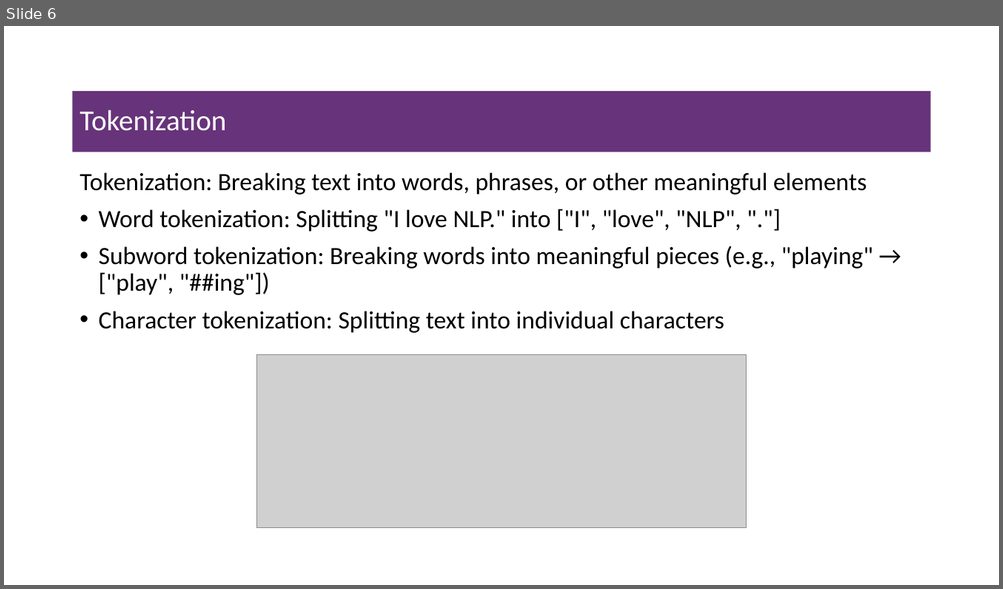
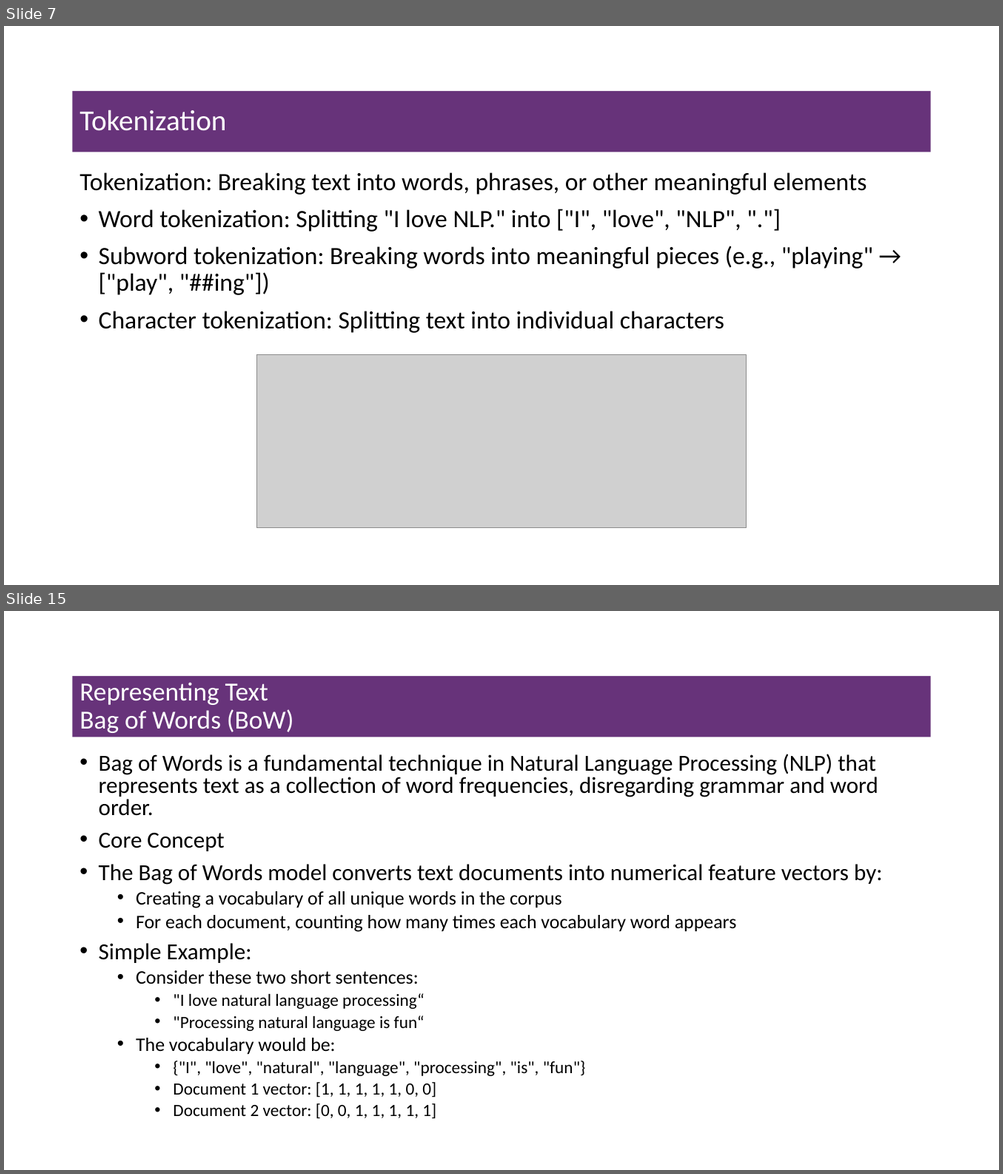
Before and after one commit to msfasha/307307-BI-Methods, a slide deck: 20242-NLP-LLM/lecture notes/Part 1 - Introduction to NLP/1-introduction to NLP.pptx. Shown one above the other, each under a label of ours: slide 6 before the commit, slides 7 and 15 after it; the slides between them are not shown. The pictures are 1003x589 and 1003x1174 pixels, drawn with LibreOffice and Linux fonts; fonts in the diff are those of the drawing; grey boxes stand for pictures; background and template pictures are left out. Boxes give left, top, right and bottom in pixels: in the first picture for what was removed or moved away, otherwise in the second. Text is boxed around its words. In the diff, an @@ line names an element or a change of style, - is before the commit and + after.

```diff
--- a/20242-NLP-LLM/lecture notes/Part 1 - Introduction to NLP/1-introduction to NLP.pptx
+++ b/20242-NLP-LLM/lecture notes/Part 1 - Introduction to NLP/1-introduction to NLP.pptx
@@ slide 15 added at (x1=4, y1=611, x2=999, y2=1170), background #FFFFFF @@
@@ title added at (x1=73, y1=676, x2=930, y2=737), fill #67337A, 25.2 pt, text #FFFFFF @@
+Representing Text
+Bag of Words (BoW)
@@ text added at (x1=99, y1=754, x2=882, y2=1119), 22.2 pt, text #000000 @@
+• Bag of Words is a fundamental technique in Natural Language Processing (NLP) that represents text as a collection of word frequencies, disregarding grammar and word order.
+• Core Concept
+• The Bag of Words model converts text documents into numerical feature vectors by:
+  • Creating a vocabulary of all unique words in the corpus
+  • For each document, counting how many times each vocabulary word appears
+• Simple Example:
+  • Consider these two short sentences:
+    • "I love natural language processing“
+    • "Processing natural language is fun“
+  • The vocabulary would be:
+    • {"I", "love", "natural", "language", "processing", "is", "fun"}
+    • Document 1 vector: [1, 1, 1, 1, 1, 0, 0]
+    • Document 2 vector: [0, 0, 1, 1, 1, 1, 1]
@@ what was slide 6 is now slide 7 @@
```
Also in this commit, not shown: 1 slide changed, 22 other slides added, 7 other files.
